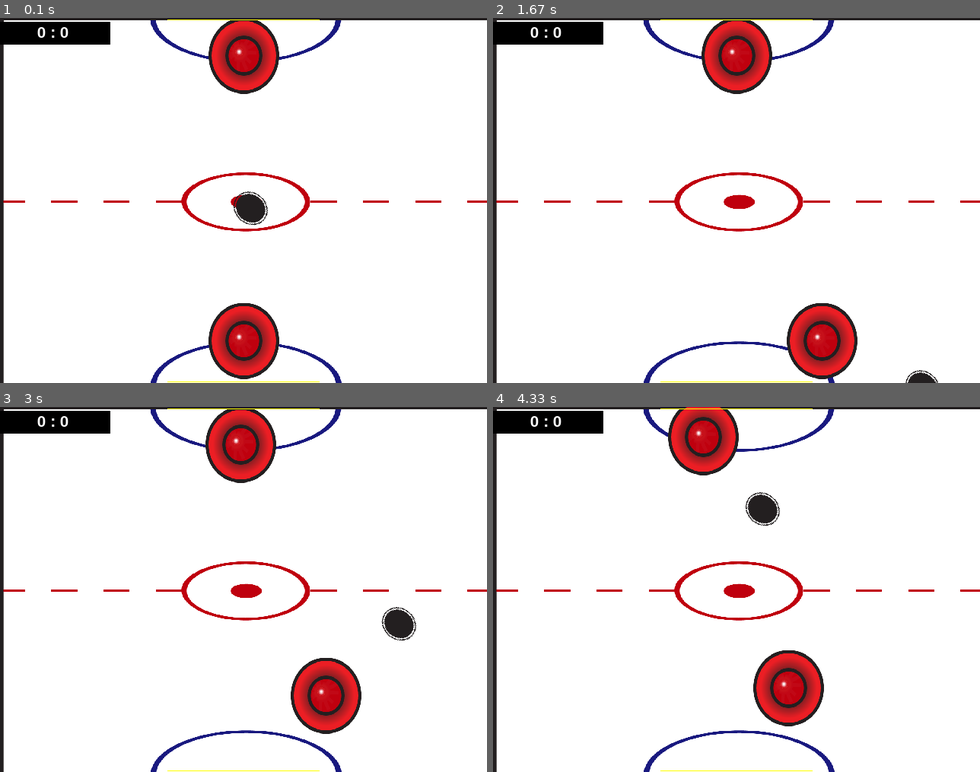
Above: before the commit, frames 1-4 (two rows, left to right).
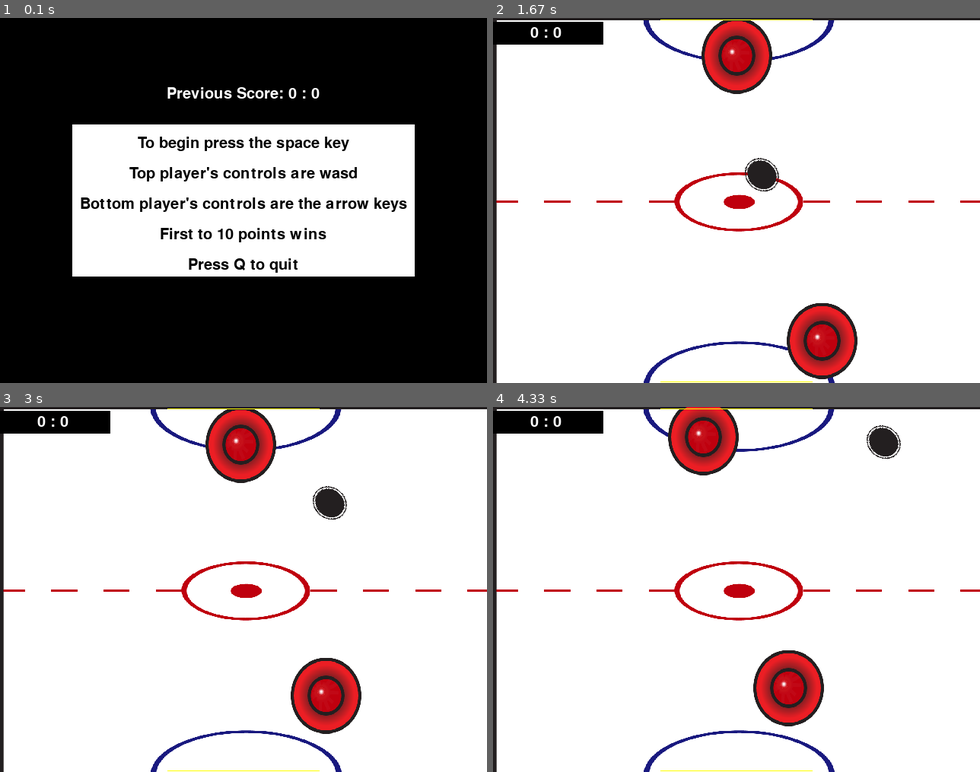
Above: after the commit, the same moments.

Repository: braydonDean919/CS439
Game: pygame game, started from FirstGame/AirHockey.py
Two runs of this game, one before a commit and one after it. Both use one fixed random seed, a clock stepped at 60 frames per second and the inputs below.
Inputs:
- Up to frame 1 (0.1 s): no input
- Up to frame 2 (1.67 s): tap Space at 0.33 s; hold R 0.67-1.13 s; hold Right 0.67-1.13 s; hold Right 1.17-1.63 s
- Up to frame 3 (3 s): hold Up 1.67-1.97 s; hold Right 2-2.47 s; hold D 2-2.47 s; hold Left from 2.5 s (still down); hold A from 2.5 s (still down)
- Up to frame 4 (4.33 s): release Left at 3.03 s; release A at 3.03 s; hold Down 3.07-3.37 s; hold S 3.07-3.37 s; hold Left 3.4-3.8 s; hold A 3.4-3.8 s; hold Up 3.83-4.2 s; hold W 3.83-4.2 s; hold Right from 4.23 s (still down); hold D from 4.23 s (still down)

The runs differ from the first frame. In frame 1, 73% of the frame differs, in the area x 0-100%, y 0-100%; in frame 2, 0.6%; in frame 3, 0.9%; in frame 4, 0.9%.

Commit message:
Added an intro/exit screen

Diff:
--- a/FirstGame/AirHockey.py
+++ b/FirstGame/AirHockey.py
@@ -1,10 +1,36 @@
 import simpleGE, pygame, random
+class Intro(simpleGE.Scene):
+    def __init__(self,fScore = 0,sScore = 0):
+        super().__init__()
+        self.status = "quit"
+        self.fScore =fScore
+        self.sScore = sScore
+        self.lblInstructions = simpleGE.MultiLabel()
+        self.lblInstructions.textLines = [
+            "To begin press the space key",
+            "Top player's controls are wasd",
+            "Bottom player's controls are the arrow keys",
+            "First to 10 points wins",
+            "Press Q to quit"]
+        self.lblInstructions.center = (320, 240)
+        self.lblInstructions.size = (450, 200)
+        self.lblScore = simpleGE.Label()
+        self.lblScore.center = (320, 100)
+        self.lblScore.size = (400, 30)
+        self.lblScore.text = f"Previous Score: {self.fScore} : {self.sScore}"
+        self.sprites = [self.lblInstructions,self.lblScore]
+    def process(self):
+        if self.isKeyPressed(pygame.K_q):
+            self.status = "quit"
+            self.stop()
+        elif self.isKeyPressed(pygame.K_SPACE):
+            self.status = "play"
+            self.stop()
 class Nets(simpleGE.Sprite):
     def __init__(self, scene):
         super().__init__(scene)
         self.setSize(200, 1)
         self.x = self.screenWidth/2
-
 class Puck(simpleGE.Sprite):
     def __init__(self, scene):
         super().__init__(scene)
@@ -13,13 +39,17 @@
         self.boundAction = self.BOUNCE
         self.x = self.screenWidth/2
         self.y = self.screenHeight/2
-        self.rest
         self.setAngle((random.randint(0, 360)))
-        self.dx = 5
-        self.dy = 5
+        self.dx = 1
+        self.dy = 1
     def rest(self):
         self.x = self.screenWidth/2
         self.y = self.screenHeight/2
+        self.setAngle((random.randint(0, 360)))
+        self.dx = random.randint(-5,5)
+        self.dy = random.randint(-5,5)
+
+
 
 class Paddle(simpleGE.Sprite):
     def __init__(self,scene):
@@ -81,7 +111,6 @@
             relY *= 2
             relY *=maxDY
             self.puck.dy = relY
-
         if self.puck.collidesWith(self.paddleTop):
             self.puck.dx *= -1
             relY = self.puck.y - self.paddleTop.y
@@ -95,12 +124,37 @@
         if self.puck.collidesWith(self.netTop):
             self.puck.rest()
             self.bottomScore +=1
+        if self.isKeyPressed(pygame.K_r):
+            self.puck.rest()
+        if self.topScore == 10:
+            self.stop()
+        if self.bottomScore == 10:
+            self.stop()
+
+
+
+
+
+
+
 
 
 
 
 def main():
-    game = Game()
-    game.start()
+    keepGoing = True
+    fScore =0
+    sScore = 0
+    while keepGoing:
+        intro = Intro(fScore,sScore)
+        intro.start()
+        if intro.status == "quit":
+            keepGoing = False
+        else:
+            game = Game()
+            game.start()
+            fScore = game.topScore
+            sScore = game.bottomScore
+
 if __name__ == "__main__":
     main()
